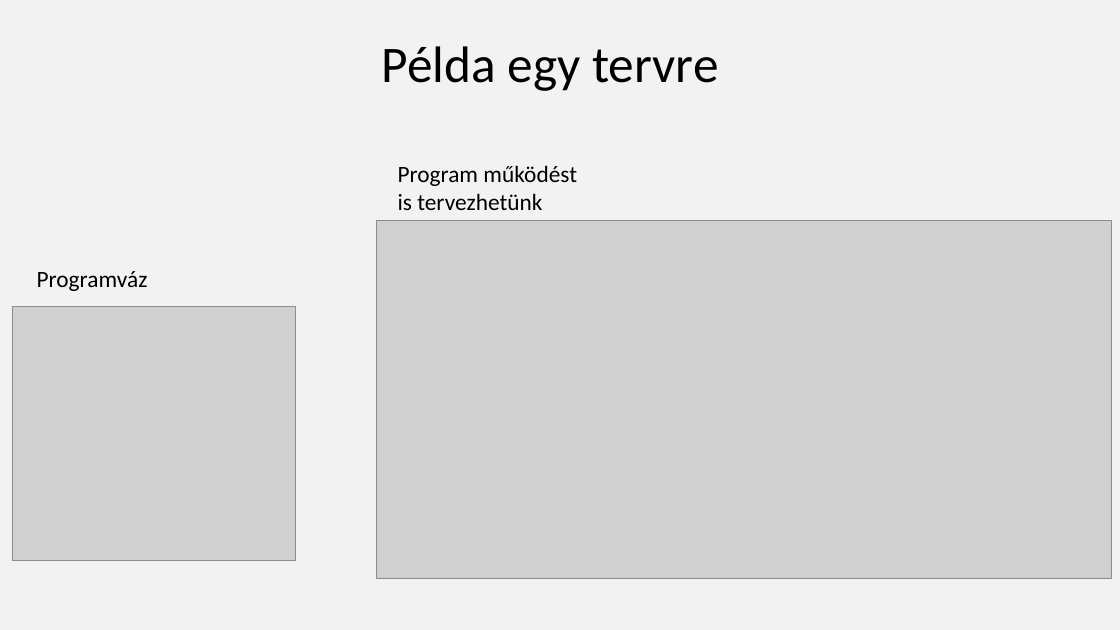
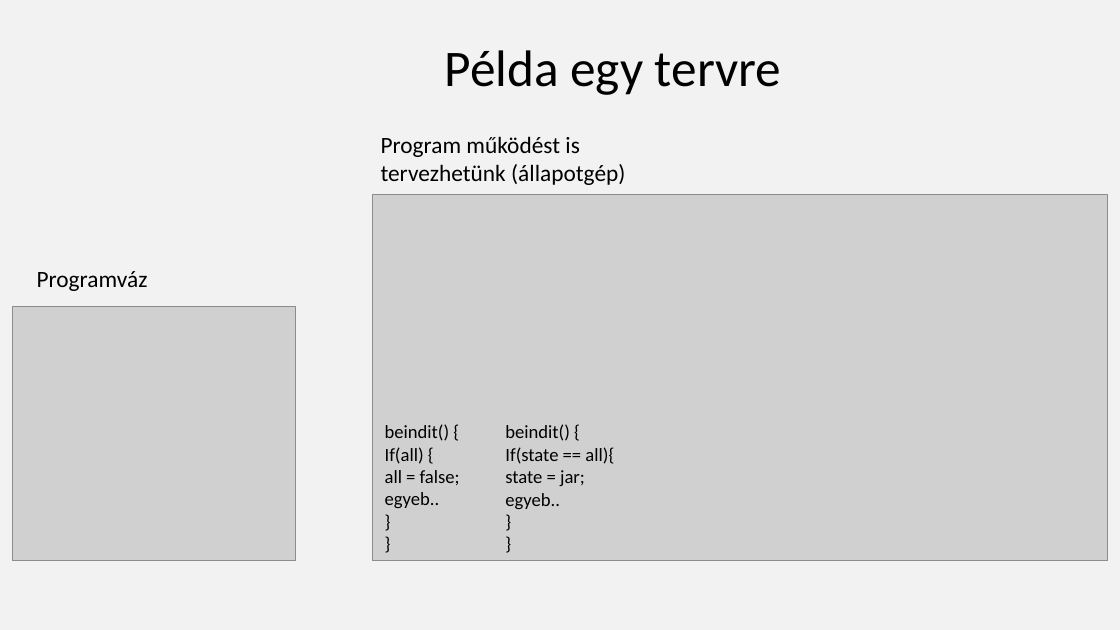
Before and after one commit to nagyandras95/Egyetem, a slide deck: slide 14 of efop/03/Absztakciós szintek a programozásban.pptx. Drawn at 1120x630 pixels with LibreOffice and Linux fonts; fonts in the diff are those of the drawing; grey boxes stand for pictures. Boxes give left, top, right and bottom in pixels: in the first picture for what was removed or moved away, otherwise in the second. Text is boxed around its words. In the diff, an @@ line names an element or a change of style, - is before the commit and + after.

```diff
--- a/efop/03/Absztakciós szintek a programozásban.pptx
+++ b/efop/03/Absztakciós szintek a programozásban.pptx
@@ title "Példa egy tervre": place and size @@
-title "Példa egy tervre" at box(382, 46, 718, 91)
+title "Példa egy tervre" at box(445, 50, 781, 95)
@@ title "Példa egy tervre" at box(445, 50, 781, 95): alignment centre to right @@
@@ text at box(381, 136, 625, 185): text changed @@
-Program működést is tervezhetünk
+Program működést is tervezhetünk (állapotgép)
@@ picture: place and size @@
-picture at box(376, 220, 1112, 578)
+picture at box(372, 195, 1107, 560)
@@ text added at box(385, 424, 460, 508), 16 pt, text #000000 @@
+beindit() {
+If(all) {
+all = false;
+egyeb..
+}
+}
@@ text added at box(505, 424, 614, 509), 16 pt, text #000000 @@
+beindit() {
+If(state == all){
+state = jar;
+egyeb..
+}
+}
```
Also in this commit, not shown: 12 other slides changed, 9 other files.
